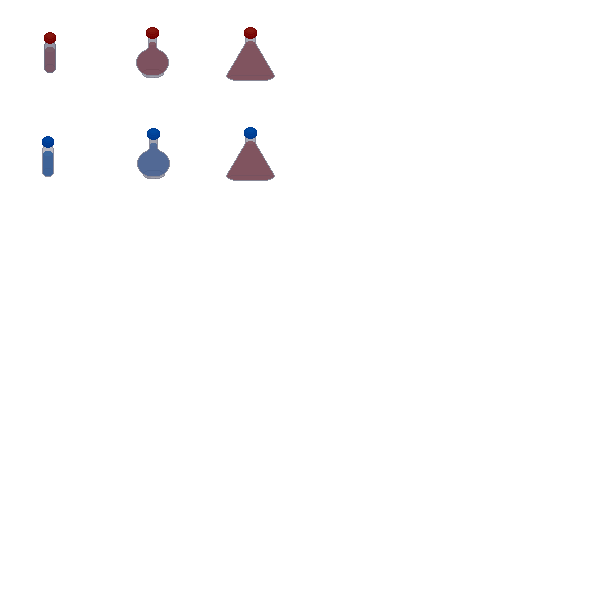
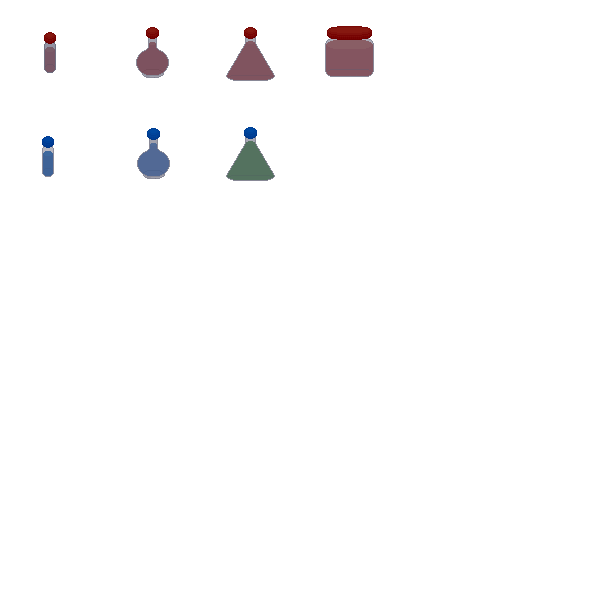
The second 600×600 image is a revision of the first. Changes to its layers:
moved "toppers" above "glass", painted on it over (244, 26, 372, 148)
painted on "glass" over (325, 38, 374, 77)
painted on "potion" over (227, 40, 373, 180)
